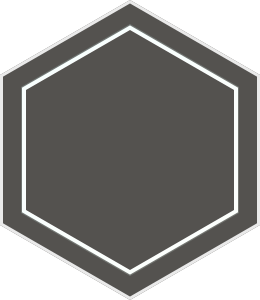
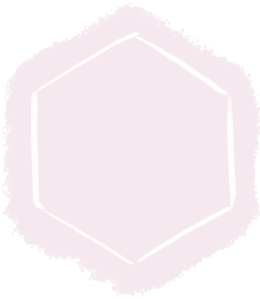
Before/after of a 260 x 300 layered artwork. What changed in the layer stack:
added layer "레이어 10" above "레이어 9" over [0, 0, 260, 300]
added layer "레이어 9" (78%) above "그룹 1 복사" over [1, 3, 260, 298]
hid group "그룹 1 복사 5" (5 layers) over [0, 0, 260, 300]
painted on "모양 1 복사" (4th of 6, in "그룹 1 복사 5") over [21, 24, 239, 276]
